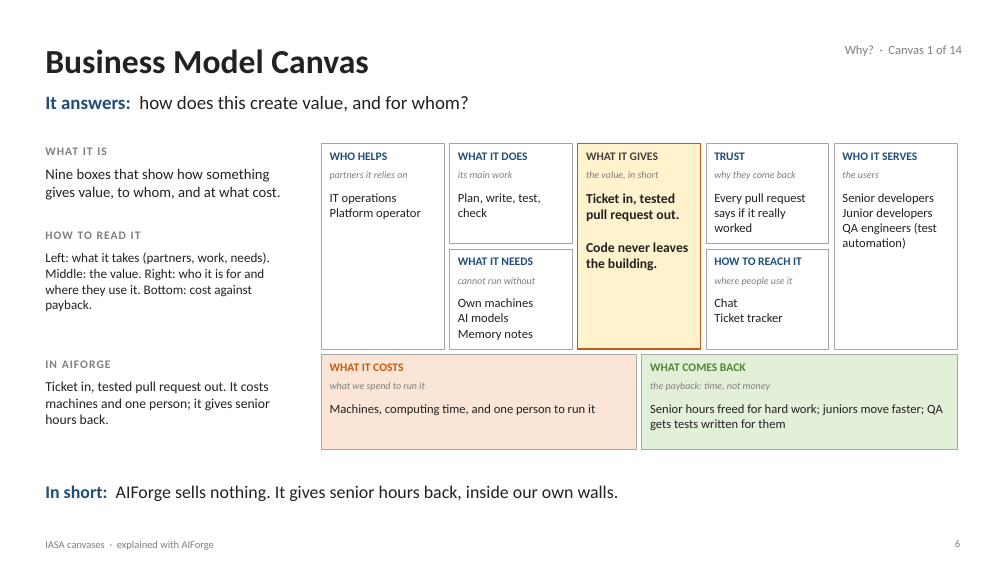
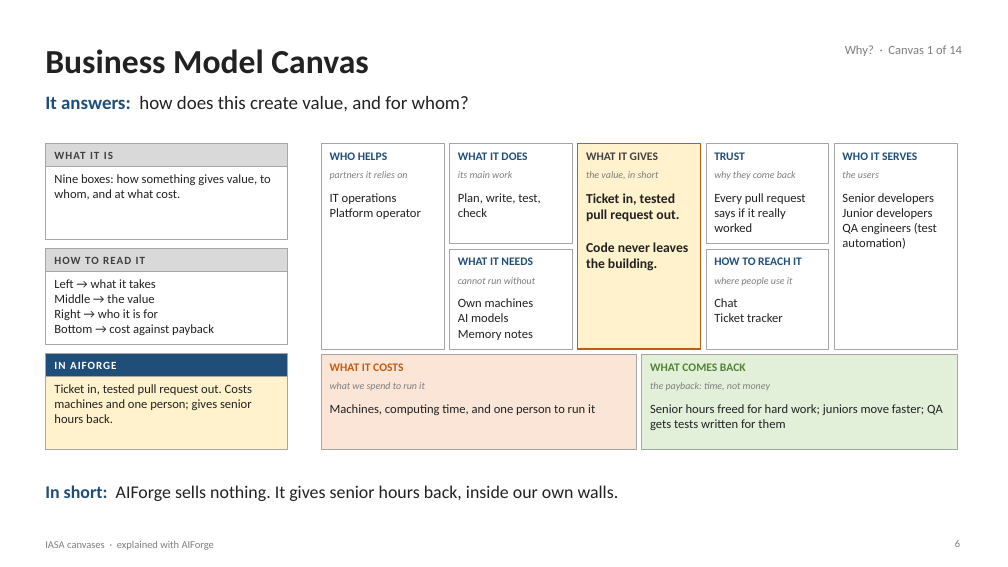
Before and after one commit to Manikanta-Reddy-Pasala/tools, a slide deck: slide 6 of course/iasa-aiforge/IASA-Canvases-with-AIForge.pptx. Drawn at 1008x567 pixels with LibreOffice and Linux fonts; fonts in the diff are those of the drawing. Boxes give left, top, right and bottom in pixels: in the first picture for what was removed or moved away, otherwise in the second. Text is boxed around its words. In the diff, an @@ line names an element or a change of style, - is before the commit and + after.

```diff
--- a/course/iasa-aiforge/IASA-Canvases-with-AIForge.pptx
+++ b/course/iasa-aiforge/IASA-Canvases-with-AIForge.pptx
@@ rectangle added at (x1=45, y1=144, x2=287, y2=240), fill #FFFFFF, outline #A6A6A6 0.75 pt @@
@@ rectangle added at (x1=45, y1=144, x2=287, y2=166), fill #D9D9D9, outline #A6A6A6 0.75 pt @@
@@ text "WHAT IT IS" moved from (x1=45, y1=147, x2=107, y2=155) to (x1=54, y1=152, x2=113, y2=159) @@
@@ text "WHAT IT IS" at (x1=54, y1=152, x2=113, y2=159): size 11 to 10.5 pt, text colour #7F7F7F to #404040; vertical alignment top to middle @@
@@ text at (x1=54, y1=174, x2=271, y2=200): text changed; size 14 to 12 pt @@
-Nine boxes that show how something gives value, to whom, and at what cost.
+Nine boxes: how something gives value, to whom, and at what cost.
@@ rectangle added at (x1=45, y1=249, x2=287, y2=345), fill #FFFFFF, outline #A6A6A6 0.75 pt @@
@@ rectangle added at (x1=45, y1=249, x2=287, y2=271), fill #D9D9D9, outline #A6A6A6 0.75 pt @@
@@ text "HOW TO READ IT" at (x1=54, y1=257, x2=145, y2=264): size 11 to 10.5 pt, text colour #7F7F7F to #404040; vertical alignment top to middle @@
@@ text "HOW TO READ IT" moved from (x1=45, y1=231, x2=141, y2=239) to (x1=54, y1=257, x2=145, y2=264) @@
@@ text at (x1=54, y1=279, x2=214, y2=335): text changed; size 12.5 to 12 pt @@
-Left: what it takes (partners, work, needs). Middle: the value. Right: who it is for and where they use it. Bottom: cost against payback.
+Left → what it takes
+Middle → the value
+Right → who it is for
+Bottom → cost against payback
@@ rectangle added at (x1=45, y1=354, x2=287, y2=450), fill #FFF2CC, outline #A6A6A6 0.75 pt @@
@@ rectangle added at (x1=45, y1=354, x2=287, y2=377), fill #1F4E79, outline #A6A6A6 0.75 pt @@
@@ text "IN AIFORGE" moved from (x1=45, y1=360, x2=111, y2=368) to (x1=54, y1=361, x2=116, y2=369) @@
@@ text "IN AIFORGE" at (x1=54, y1=361, x2=116, y2=369): size 11 to 10.5 pt, text colour #7F7F7F to #FFFFFF; vertical alignment top to middle @@
@@ text at (x1=54, y1=384, x2=252, y2=423): text changed; size 13 to 12 pt @@
-Ticket in, tested pull request out. It costs machines and one person; it gives senior hours back.
+Ticket in, tested pull request out. Costs machines and one person; gives senior hours back.
```
Also in this commit, not shown: 13 other slides changed, 2 other files.
